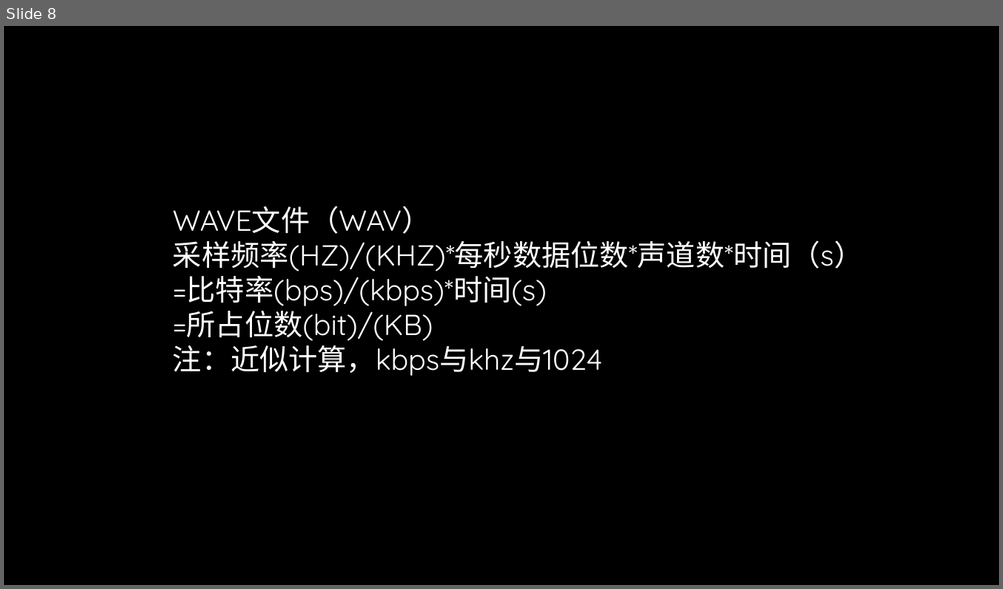
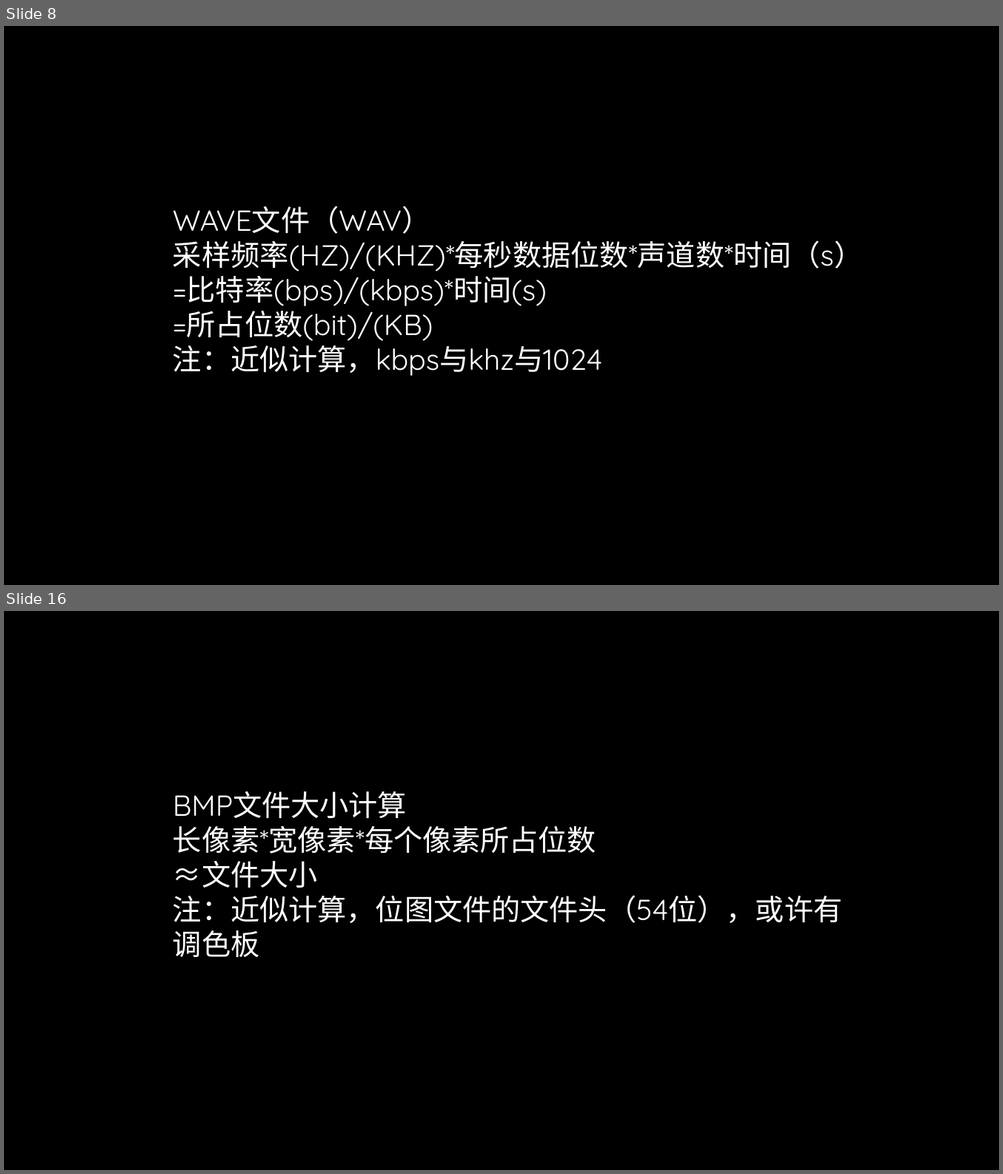
Before and after one commit to TomisTony/Techshare, a slide deck: 初探多媒体.pptx. Shown one above the other, each under a label of ours: slide 8 before the commit, slides 8 and 16 after it; the slides between them are not shown. The pictures are 1003x589 and 1003x1174 pixels, drawn with LibreOffice and Linux fonts; fonts in the diff are those of the drawing; background and template pictures are left out. Boxes give left, top, right and bottom in pixels: in the first picture for what was removed or moved away, otherwise in the second. Text is boxed around its words. In the diff, an @@ line names an element or a change of style, - is before the commit and + after.

```diff
--- a/初探多媒体.pptx
+++ b/初探多媒体.pptx
@@ slide 16 added at (x1=4, y1=611, x2=999, y2=1170), background picture (left out) @@
@@ text added at (x1=173, y1=792, x2=842, y2=957), 28 pt, text #FFFFFF @@
+BMP文件大小计算
+长像素*宽像素*每个像素所占位数
+≈文件大小
+注：近似计算，位图文件的文件头（54位），或许有调色板
```
Also in this commit, not shown: 2 slides changed, 11 other slides added, 1 slide removed, 12 other files.
